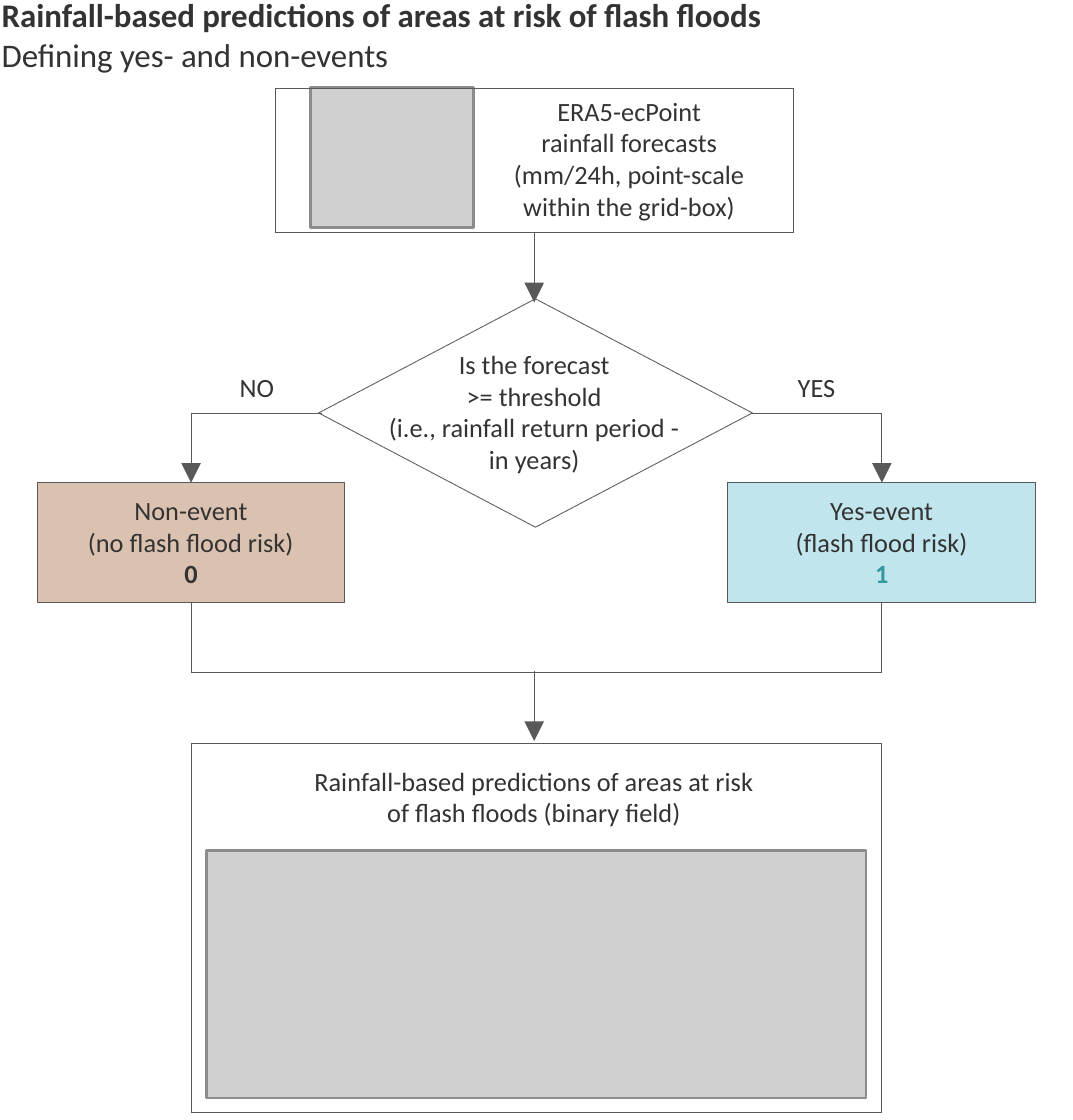
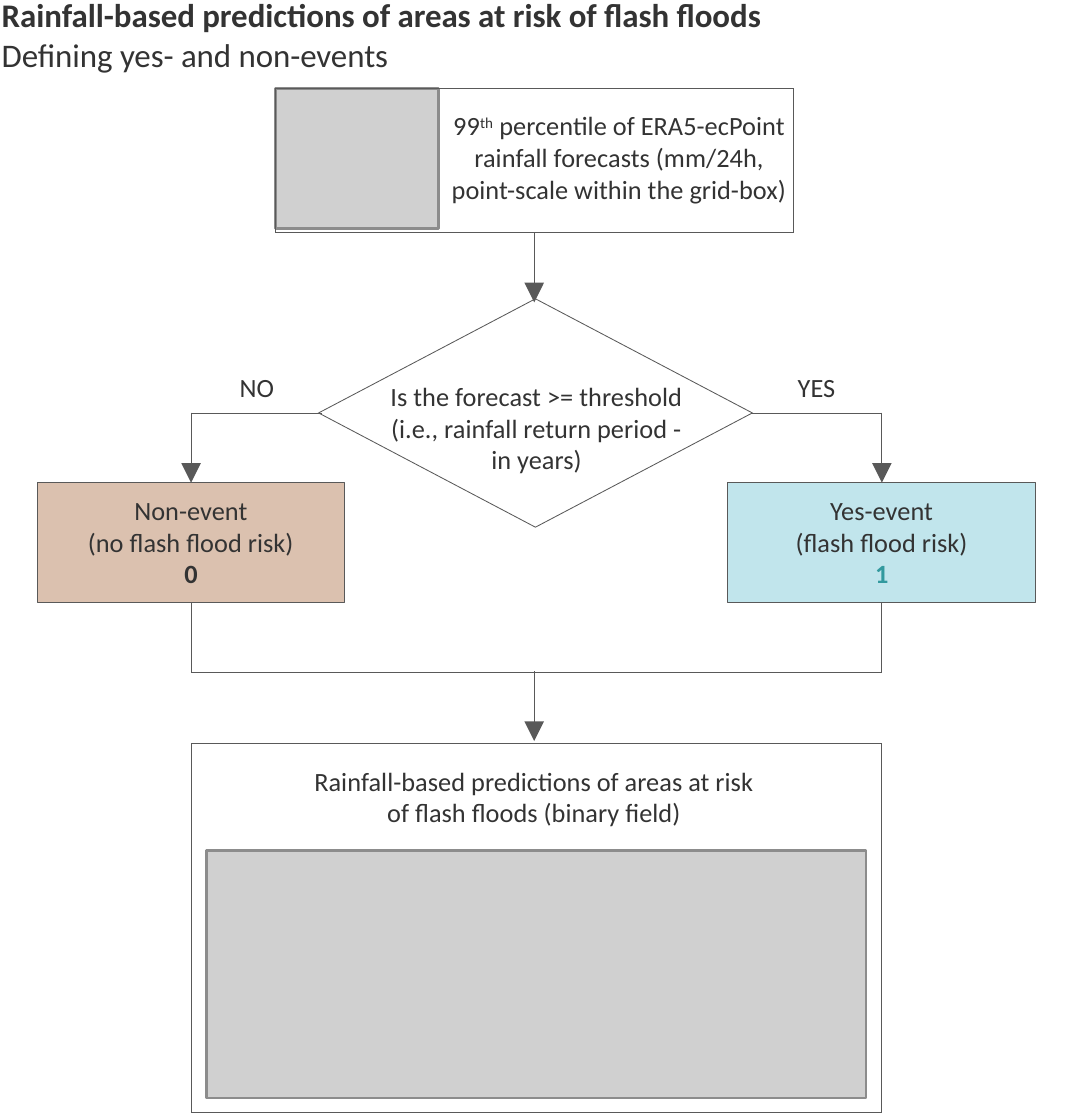
Before and after one commit to FatimaPillosu/thesis, a slide deck: slide 1 of chapter_05/figures/definition_yes_non_events.pptx. Drawn at 1073x1120 pixels with LibreOffice and Linux fonts; fonts in the diff are those of the drawing; grey boxes stand for pictures. Boxes give left, top, right and bottom in pixels: in the first picture for what was removed or moved away, otherwise in the second. Text is boxed around its words. In the diff, an @@ line names an element or a change of style, - is before the commit and + after.

Commit message:
Improved forecasts in chapter 5

```diff
--- a/chapter_05/figures/definition_yes_non_events.pptx
+++ b/chapter_05/figures/definition_yes_non_events.pptx
@@ picture: place and size @@
-picture at (310,88,474,227)
+picture at (275,88,438,227)
@@ text at (452,116,786,204): text changed @@
-ERA5-ecPoint
-rainfall forecasts
-(mm/24h, point-scale within the grid-box)
+99th percentile of ERA5-ecPoint
+rainfall forecasts (mm/24h, point-scale within the grid-box)
@@ text "Is the forecast >= threshold": place and size @@
-text "Is the forecast >= threshold" at (389,355,665,474)
+text "Is the forecast >= threshold" at (390,387,682,474)
@@ text at (390,387,682,406): text changed @@
-Is the forecast
->= threshold
+Is the forecast >= threshold
```
Also in this commit, not shown: 3 other files.
